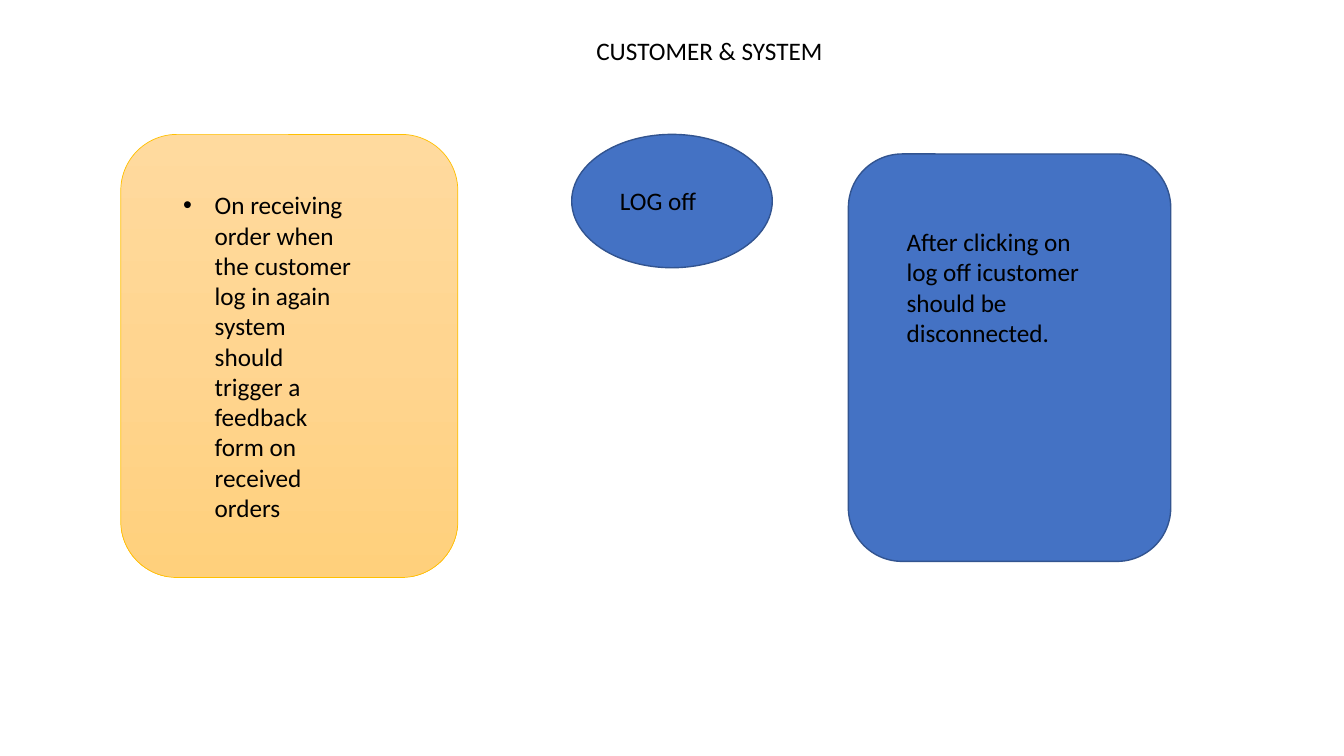
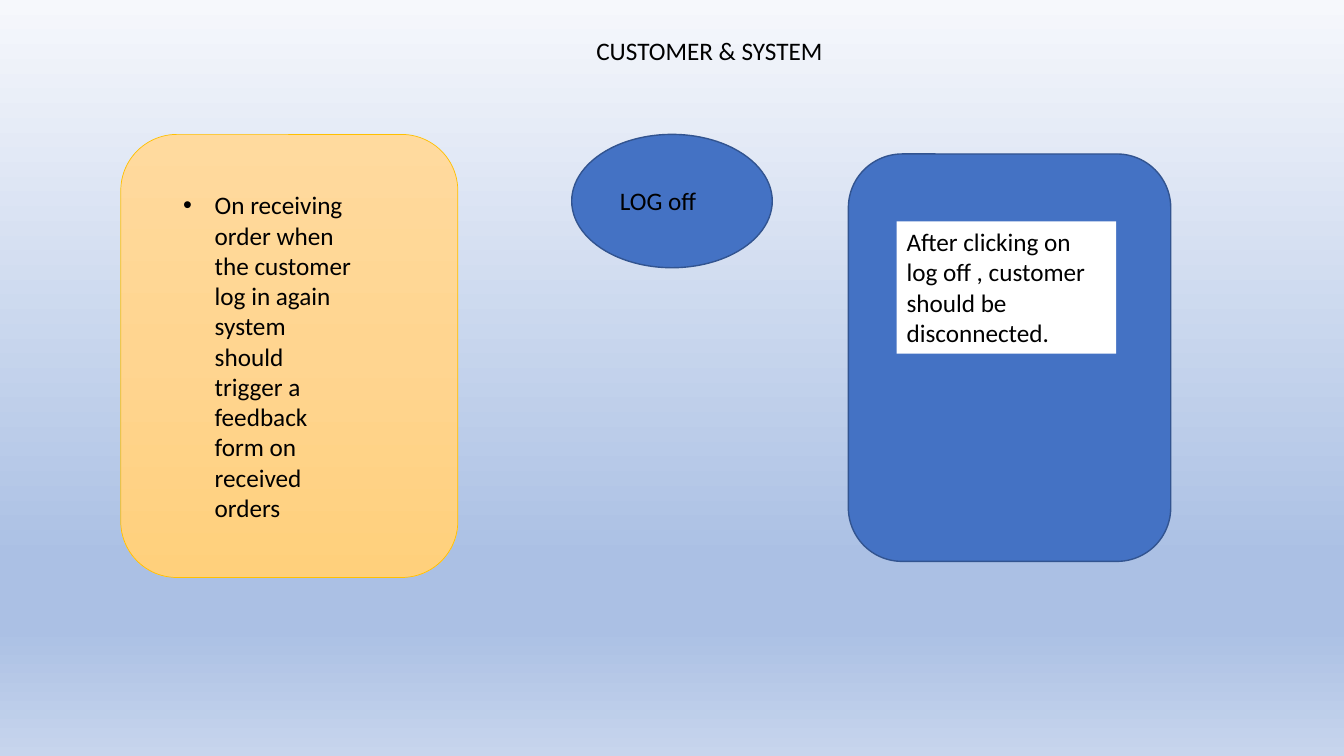
Before and after one commit to revati1628/Tailoring-store, a slide deck: slide 13 of Online Tailoring Store.pptx (slide 12 before the commit). Drawn at 1344x756 pixels with LibreOffice and Linux fonts; fonts in the diff are those of the drawing. Boxes give left, top, right and bottom in pixels: in the first picture for what was removed or moved away, otherwise in the second. Text is boxed around its words. In the diff, an @@ line names an element or a change of style, - is before the commit and + after.

```diff
--- a/Online Tailoring Store.pptx
+++ b/Online Tailoring Store.pptx
@@ background #FFFFFF to gradient #F6F8FC to #ABC0E4 to #C7D5ED @@
@@ rectangle "After clicking on log off ...": place and size @@
-rectangle "After clicking on log off ..." at (907, 233, 1079, 342)
+rectangle "After clicking on log off ..." at (897, 222, 1117, 354)
@@ rectangle "After clicking on log off ..." at (897, 222, 1117, 354): fill none to #FFFFFF @@
@@ text in rectangle at (907, 233, 1085, 343): text changed @@
-After clicking on log off icustomer should be disconnected.
+After clicking on log off , customer should be disconnected.
```
Also in this commit, not shown: 26 other slides changed, 12 slides added, 2 slides removed.
